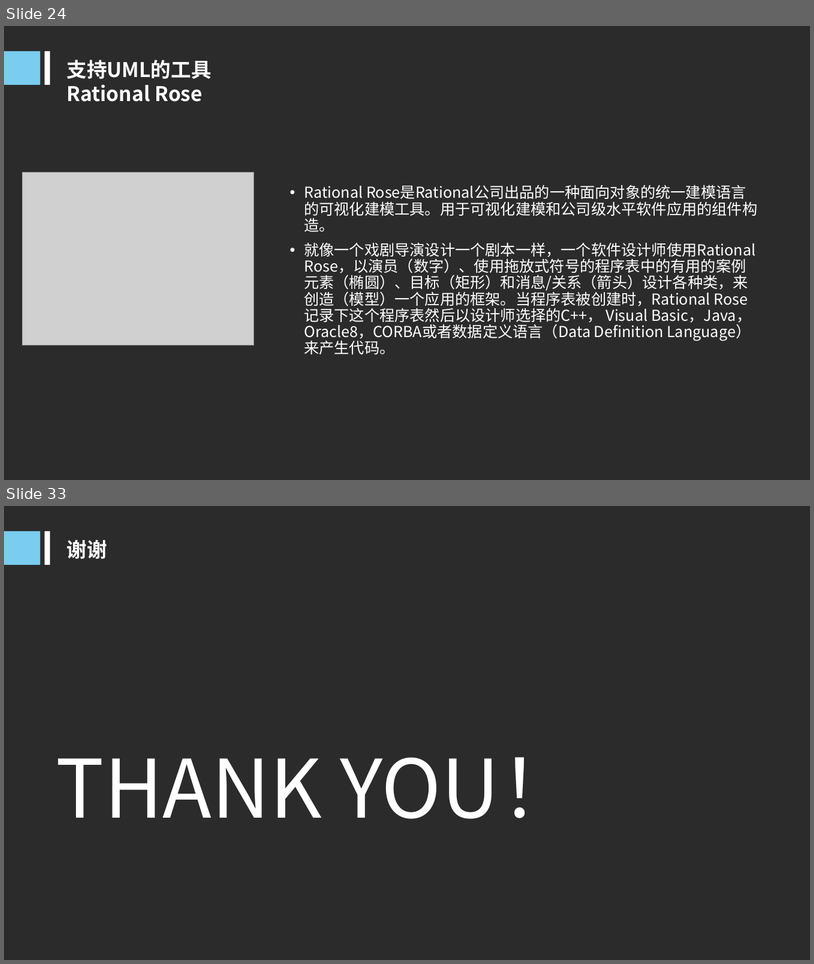
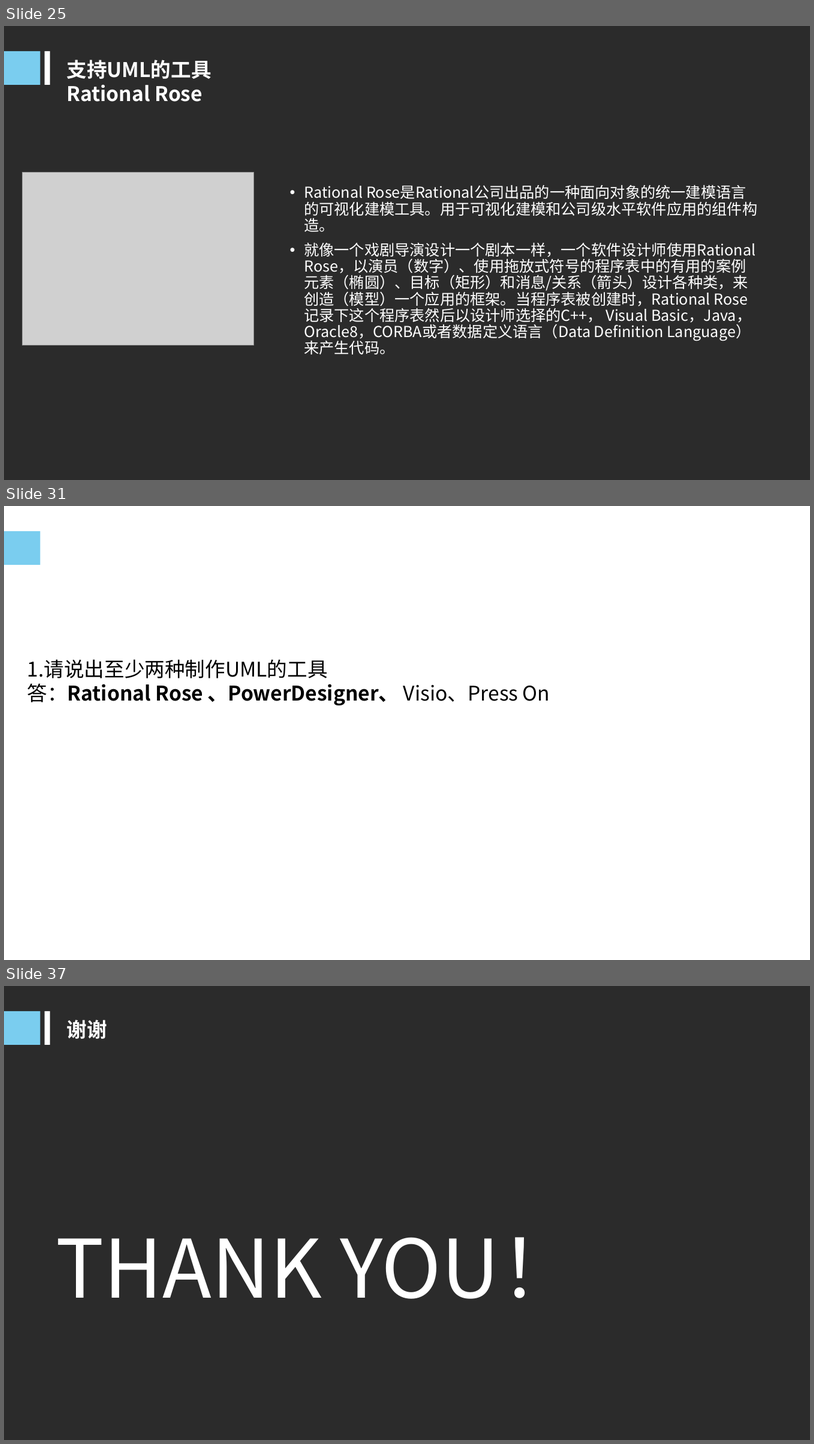
Before and after one commit to PRD2018-G10/TeachingAssistWebsiteProject, a slide deck: PRD2018-G10-UML概述PPT.ppt. Shown one above the other, each under a label of ours: slides 24 and 33 before the commit, slides 25, 31 and 37 after it; the slides between them are not shown. The pictures are 814x964 and 814x1444 pixels, drawn with LibreOffice and Linux fonts; fonts in the diff are those of the drawing; grey boxes stand for pictures; background and template pictures are left out; a plain dark background stands for a picture behind light text. Boxes give left, top, right and bottom in pixels: in the first picture for what was removed or moved away, otherwise in the second. Text is boxed around its words. In the diff, an @@ line names an element or a change of style, - is before the commit and + after.

```diff
--- a/PRD2018-G10-UML概述PPT.ppt
+++ b/PRD2018-G10-UML概述PPT.ppt
@@ slide 31 added at bbox=[4, 506, 810, 960], background picture (left out) @@
@@ rectangle added at bbox=[4, 531, 40, 565], fill #7ACDEF @@
@@ rectangle added at bbox=[45, 531, 50, 565], fill #FFFFFF @@
@@ text added at bbox=[61, 534, 284, 565], 24 pt, text #FFFFFF, bold @@
+答案
@@ text added at bbox=[27, 659, 550, 705], 24 pt, text #000000 @@
+1.请说出至少两种制作UML的工具
+答：Rational Rose 、PowerDesigner、 Visio、Press On
@@ what was slide 24 is now slide 25 @@
@@ what was slide 33 is now slide 37 @@
```
Also in this commit, not shown: 12 slides changed, 6 other slides added, 3 slides removed.
